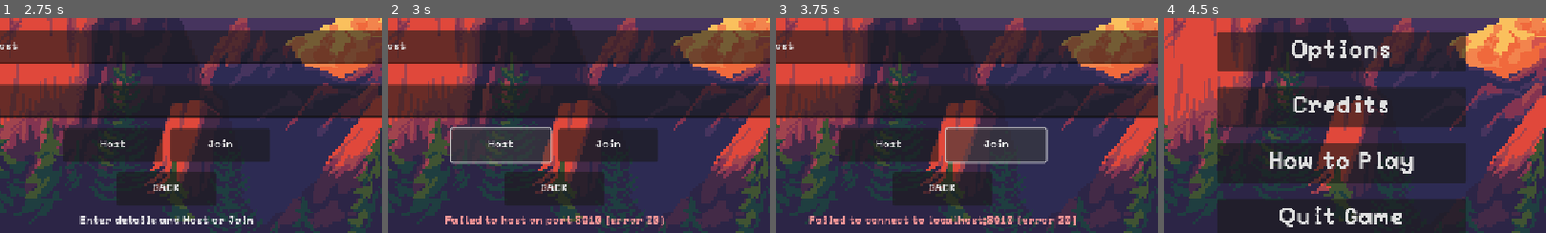
Above: before the commit, frames 1-4 (left to right).
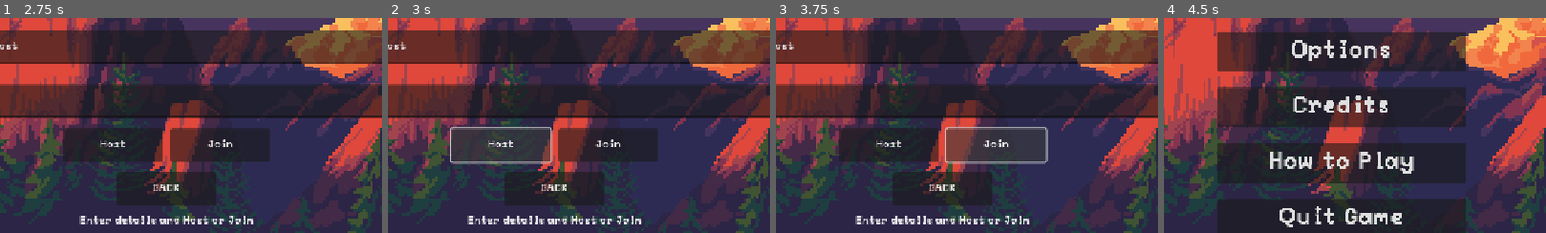
Above: after the commit, the same moments.

Repository: FoxSupp/bidding-brawl
Game: Godot game, scene res://scenes/menu/main_menu.tscn
Two runs of this game, one before a commit and one after it. Both use one fixed random seed, a clock stepped at 60 frames per second and the inputs below.
Inputs (mouse positions are % of the whole screen's width and height, from its top left):
- Up to frame 1 (2.75 s): tap Enter at 0.5 s; move the mouse to (72, 45) at 0.52 s; press the mouse at (72, 45) at 0.53 s; hold D (move_right) 0.53-1.25 s; tap Space (jump) at 0.77 s; release the mouse at (72, 45) at 1.25 s; click "Multiplayer" at 1.25 s; click (53, 34) at 2.02 s; type "Alex" at 2.1 s
- Up to frame 2 (3 s): click "Host" at 2.75 s
- Up to frame 3 (3.75 s): click "Join" at 3.5 s
- Up to frame 4 (4.5 s): click "BACK" at 4.25 s
The pictures show only the part of the screen within x 27-77%, y 40-90%; the shares and areas given below are measured in that part.

Frame 1 is identical in both runs. In frame 2, 1.7% of the frame differs, in the area x 15-73%, y 92-97%; in frame 3, 1.9%, in the area x 8-79%, y 92-97%; in frame 4, nothing differs.
Error after the commit: Parse Error: Too many arguments for "join()" call. Expected at most 0 but received 3. (res://scripts/menu/multiplayer_menu.gd:37)

Commit message:
Integrate Steamworks support into multiplayer functionality
- Added Steamworks integration to the NetworkManager for hosting and joining games.
- Refactored host and join methods to utilize SteamMultiplayerPeer instead of ENetMultiplayerPeer.
- Updated multiplayer menu to reflect changes in the hosting process.

Diff:
--- a/project.godot
+++ b/project.godot
@@ -22,6 +22,7 @@
 SessionManager="*res://scripts/autoload/SessionManager.gd"
 UpgradeManager="*res://scripts/autoload/upgrade_manager.gd"
 AudioManager="*res://scenes/autoload/audio_manager.tscn"
+Steamworks="*res://scripts/autoload/steamworks.gd"
 
 [display]
 
--- a/scripts/autoload/NetworkManager.gd
+++ b/scripts/autoload/NetworkManager.gd
@@ -14,7 +14,7 @@
 const MAX_PLAYERS: int = 32
 
 var player_name: String = ""
-var peer: ENetMultiplayerPeer
+var peer: MultiplayerPeer
 var players: Dictionary = {}
 var game_started: bool = false
 var game_version: String
@@ -35,38 +35,22 @@
 			game_started = true
 			emit_signal("all_in_game")
 
-func host(port: int, username: String) -> void:
-	var clean_username: String = username.strip_edges()
-	if clean_username.is_empty():
-		emit_signal("error", "Username is required")
-		return
-
-	player_name = clean_username
-	peer = ENetMultiplayerPeer.new()
-	var err: Error = peer.create_server(port, MAX_PLAYERS)
+func host() -> void:
+
+	peer = SteamMultiplayerPeer.new()
+	#peer = ENetMultiplayerPeer.new()
+	var err: Error = peer.create_host(0)
 	if err != OK:
-		emit_signal("error", "Failed to host on port %d (error %d)" % [port, err])
+		emit_signal("error", "Failed to host (error %d)" % err)
 		return
 
 	multiplayer.multiplayer_peer = peer
 	players.clear()
-	register_player(player_name)
+	register_player(Steam.getPersonaName())
 	_change_scene(LOBBY_SCENE)
 
-func join(ip: String, port: int, username: String) -> void:
-	var clean_username: String = username.strip_edges()
-	var clean_ip: String = ip.strip_edges()
-
-	if clean_username.is_empty():
-		emit_signal("error", "Username is required")
-		return
-
-	if clean_ip.is_empty():
-		emit_signal("error", "Server IP is required")
-		return
-
-	player_name = clean_username
-	peer = ENetMultiplayerPeer.new()
+func join() -> void:
+	peer = SteamMultiplayerPeer.new()
 	var err: Error = peer.create_client(clean_ip, port)
 	if err != OK:
 		emit_signal("error", "Failed to connect to %s:%d (error %d)" % [clean_ip, port, err])
--- /dev/null
+++ b/scripts/autoload/steamworks.gd
@@ -0,0 +1,9 @@
+extends Node
+
+func _ready() -> void:
+	initialize_steam()
+
+
+func initialize_steam() -> void:
+	var initialize_response: Dictionary = Steam.steamInitEx(480, true)
+	print("Did Steam initialize?: %s " % initialize_response)
--- a/scripts/menu/multiplayer_menu.gd
+++ b/scripts/menu/multiplayer_menu.gd
@@ -26,7 +26,7 @@
 		_on_error("Invalid port number")
 		return
 
-	NetworkManager.host(int(port_text), user_input.text)
+	NetworkManager.host()
 
 func _on_join_pressed() -> void:
 	var port_text: String = port_input.text.strip_edges()
Not shown, added: addons/godotsteam/godotsteam.gdextension.uid
Not shown, added: addons/steam-multiplayer-peer/steam-multiplayer-peer.gdextension.uid
Not shown, added: scripts/autoload/steamworks.gd.uid
Not shown, added: addons/godotsteam/godotsteam.gdextension
Not shown, added: addons/godotsteam/linux32/libgodotsteam.linux.template_debug.x86_32.so
Not shown, added: addons/godotsteam/linux32/libgodotsteam.linux.template_release.x86_32.so
Not shown, added: addons/godotsteam/linux32/libsteam_api.so
Not shown, added: addons/godotsteam/linux64/libgodotsteam.linux.template_debug.x86_64.so
Not shown, added: addons/godotsteam/linux64/libgodotsteam.linux.template_release.x86_64.so
Not shown, added: addons/godotsteam/linux64/libsteam_api.so
Not shown, added: addons/godotsteam/osx/libgodotsteam.macos.template_debug.framework/Resources/Info.plist
Not shown, added: addons/godotsteam/osx/libgodotsteam.macos.template_debug.framework/libgodotsteam.macos.template_debug
(and 33 more such lines)
